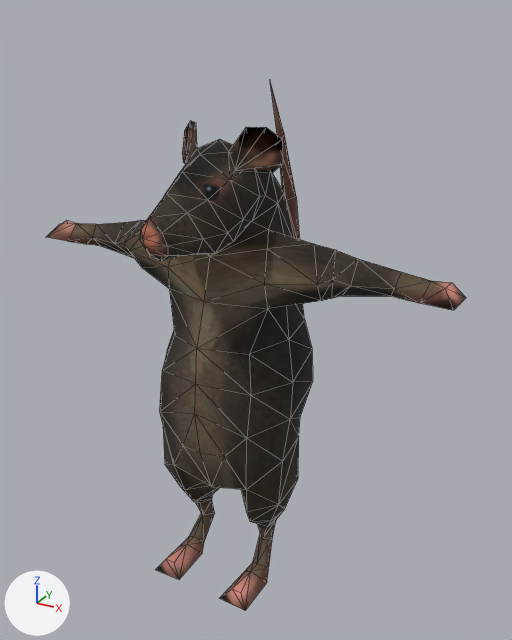
One commit to the glTF model Assets/Models/rat.glb: the scene before it, then after it.
One viewpoint serves both versions: a 50 mm camera at (1.113, -1.813, 1.877) aimed at (0.056, 0.108, 0.917). The lights are fixed; the arrows at lower left show +X, +Y and +Z. The picture after the commit comes second. Mesh edges are drawn as thin lines. Where no turn or scale is listed for an object, it has been applied to the vertices.

The first picture shows 'funnyrat.smd'.
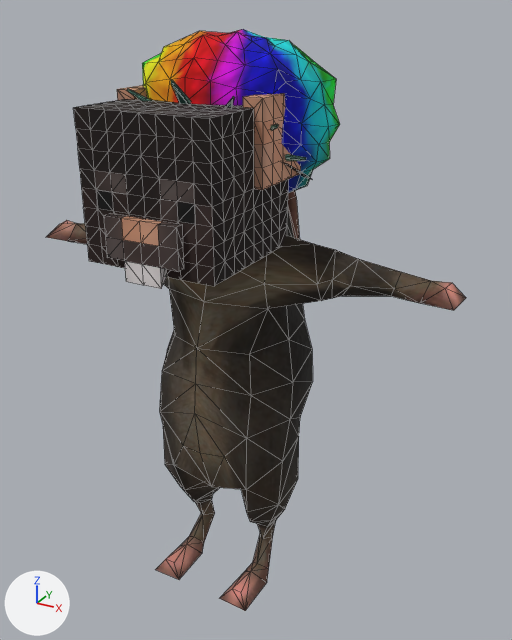
The newer file is also rescaled (x1.031) as a whole; pictures and numbers use the older file's frame.

Changed parts and their boxes [x1, y1, x2, y2] in the pictures (512 x 640 px):
'hat_minecraft', added: after [74, 85, 301, 289]
'hat_clownhair', added: after [142, 29, 340, 193]
'hat_libertycrown', added (mostly hidden): after [127, 80, 306, 161]
'hat_witch', added (mostly hidden): after [282, 162, 311, 179]

Diff of the bpy script that builds the scene:
```diff
--- a/Assets/Models/rat.glb.py
+++ b/Assets/Models/rat.glb.py
@@ img_witch @@
+img_witch = load_image('witch', '_unpacked/witch', 128, 128, 'sRGB')
@@ img_minecraft @@
+img_minecraft = load_image('minecraft', '_unpacked/minecraft', 64, 16, 'sRGB')
@@ img_libertycrown @@
+img_libertycrown = load_image('libertycrown', '_unpacked/libertycrown', 256, 512, 'sRGB')
@@ img_clownhair @@
+img_clownhair = load_image('clownhair', '_unpacked/clownhair', 256, 256, 'sRGB')
@@ mat_witch @@
+mat_witch = principled_material('witch')
+mat_witch.texture = img_witch
+mat_witch.roughness = 1.0
@@ mat_minecraft @@
+mat_minecraft = principled_material('minecraft')
+mat_minecraft.texture = img_minecraft
+mat_minecraft.roughness = 1.0
@@ mat_libertycrown @@
+mat_libertycrown = principled_material('libertycrown')
+mat_libertycrown.texture = img_libertycrown
+mat_libertycrown.roughness = 1.0
@@ mat_clownhair @@
+mat_clownhair = principled_material('clownhair')
+mat_clownhair.texture = img_clownhair
+mat_clownhair.roughness = 1.0
@@ me_witch @@
+me_witch.from_pydata(...)  # 67 vertices, 130 faces; spans x -0.26..0.26, y -0.224..0.289, z 1.355..1.72
+me_witch.materials.append(mat_witch)  # picture img_witch
@@ me_minecraft @@
+me_minecraft.from_pydata(...)  # 528 vertices, 984 faces; spans x -0.232..0.232, y -0.41..0.057, z 1.205..1.671
+me_minecraft.materials.append(mat_minecraft)  # picture img_minecraft
@@ me_libertycrown @@
+me_libertycrown.from_pydata(...)  # 73 vertices, 126 faces; spans x -0.297..0.291, y -0.241..0.044, z 1.369..1.709
+me_libertycrown.materials.append(mat_libertycrown)  # picture img_libertycrown
@@ me_clownhair @@
+me_clownhair.from_pydata(...)  # 223 vertices, 442 faces; spans x -0.289..0.289, y -0.194..0.4, z 1.3..1.822
+me_clownhair.materials.append(mat_clownhair)  # picture img_clownhair
@@ ob_hat_witch @@
+ob_hat_witch = bpy.data.objects.new('hat_witch', me_witch)
+ob_hat_witch.location = (0.0, 0.0, 0.0)
@@ ob_hat_minecraft @@
+ob_hat_minecraft = bpy.data.objects.new('hat_minecraft', me_minecraft)
+ob_hat_minecraft.location = (0.0, 0.0, 0.0)
@@ ob_hat_libertycrown @@
+ob_hat_libertycrown = bpy.data.objects.new('hat_libertycrown', me_libertycrown)
+ob_hat_libertycrown.location = (0.0, 0.0, 0.0)
@@ ob_hat_clownhair @@
+ob_hat_clownhair = bpy.data.objects.new('hat_clownhair', me_clownhair)
+ob_hat_clownhair.location = (0.0, 0.0, 0.0)
```
